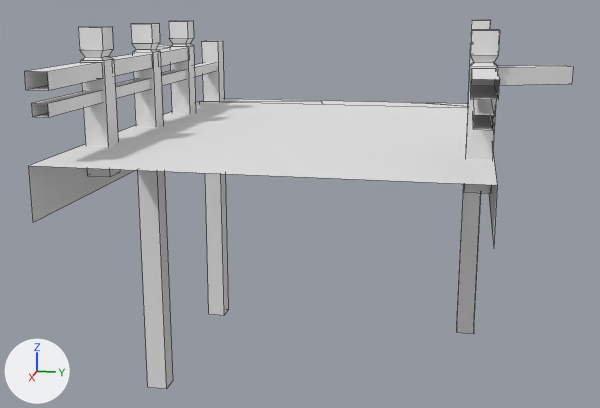
The OBJ model Assets/Resources/Model/Scene_bridge/guanqia_004_qiao_004/guanqia_004_qiao_004.OBJ as it was, and as the next commit left it.
The view is the same before and after, from a 50 mm lens placed at (10.9, 2.0, 2.91), pointed at (-0.01, -0.18, 0.18). The lights are fixed; the arrows at lower left show +X, +Y and +Z. Mesh edges are drawn as thin lines. Where no turn or scale is listed for an object, it has been applied to the vertices.

The first picture shows 'guanqia_004_qiao_004'.
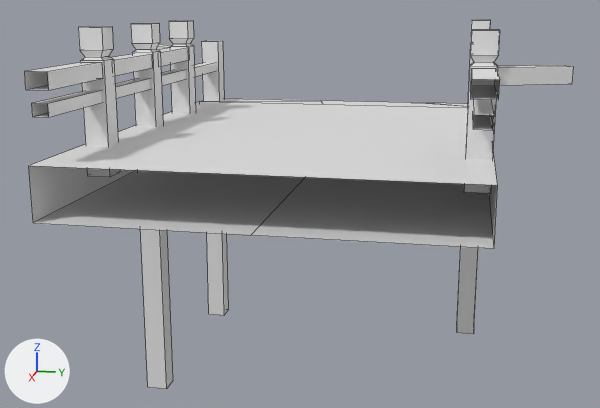
Where the change shows, as pixel boxes (x1, y1, x2, y2) in the pictures (600 x 408 px):
part 1 of me_guanqia_004_qiao_004, added: after (34, 170, 494, 249)

The change in detail:
me_guanqia_004_qiao_004 has 243 vertices, 177 faces and spans x -3.16..3.16, y -3.1..3.1, z -2.6..2.6.
me_guanqia_004_qiao_004 is used by ob_guanqia_004_qiao_004; location (0.0, 0.0, 0.0).
Verts and faces of me_guanqia_004_qiao_004; kept vertices keep their numbers, new ones are numbered from 243.
Before the commit, vertices of me_guanqia_004_qiao_004: 160 (-2.61, -2.41, 0.63), 163 (-2.61, 2.31, 0.63), 164 (3.16, -2.41, 0.63) at pixel (33, 222), 167 (3.16, 2.31, 0.63) at pixel (493, 248), 168 (-3.07, 2.33, 0.63).
Before the commit, vertices of me_guanqia_004_qiao_004: 169 (-3.07, -2.43, 0.63), 176 (-3.07, 0.9, 0.63), 177 (-3.16, 1.21, 0.63), 182 (-3.07, -0.04, 0.63), 184 (-3.07, -0.24, 0.63).
Before the commit, vertices of me_guanqia_004_qiao_004: 186 (-3.14, -0.14, 0.63).
me_guanqia_004_qiao_004 no longer uses material mat_defaultmat (white #e7e7e7).
Part 1, on me_guanqia_004_qiao_004:
New vertex 243 is at (-2.61, -0.05, 0.63).
New vertex 244 is at (3.16, -0.05, 0.63), pixel (250, 235).
New faces: (160, 243, 244, 164), (163, 167, 244, 243), (160, 169, 184, 243), (163, 243, 177, 168), (176, 243, 182), (176, 177, 243).
New faces: (184, 186, 243), (182, 243, 186).
